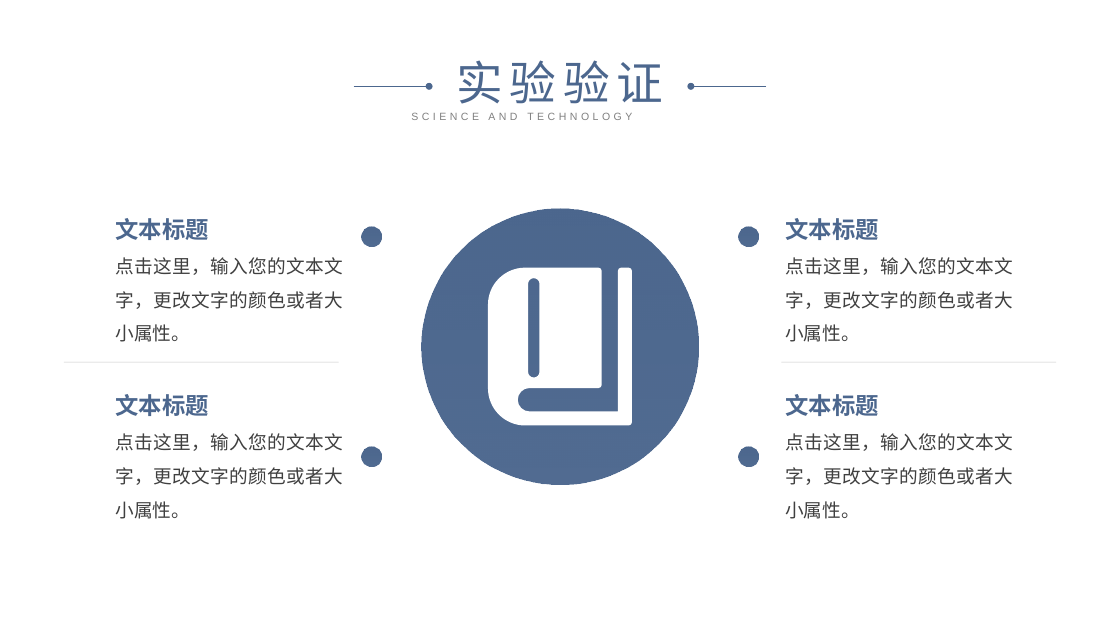
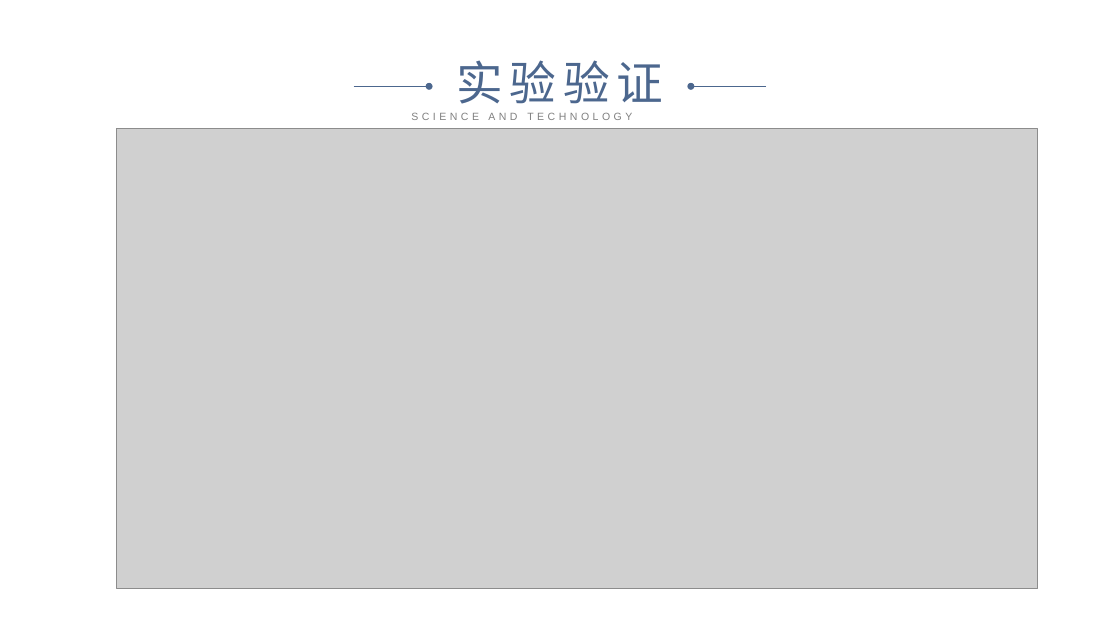
Before and after one commit to cyicz123/graduation-project, a slide deck: slide 15 of 中期检查答辩.pptx (slide 18 before the commit). Drawn at 1120x630 pixels with LibreOffice and Linux fonts; fonts in the diff are those of the drawing; grey boxes stand for pictures. Boxes give left, top, right and bottom in pixels: in the first picture for what was removed or moved away, otherwise in the second. Text is boxed around its words. In the diff, an @@ line names an element or a change of style, - is before the commit and + after.

```diff
--- a/中期检查答辩.pptx
+++ b/中期检查答辩.pptx
@@ picture added at [117, 129, 1038, 589] @@
@@ text removed at [116, 218, 209, 240] @@
-文本标题
@@ text removed at [785, 218, 878, 240] @@
-文本标题
@@ text removed at [116, 257, 344, 342] @@
-点击这里，输入您的文本文字，更改文字的颜色或者大小属性。
@@ freeform shape removed at [488, 268, 632, 426] @@
@@ text removed at [785, 257, 1013, 342] @@
-点击这里，输入您的文本文字，更改文字的颜色或者大小属性。
@@ group removed at [64, 208, 1056, 485]: 5 ellipses, 2 lines @@
@@ text removed at [116, 394, 209, 416] @@
-文本标题
@@ text removed at [785, 394, 878, 416] @@
-文本标题
@@ text removed at [116, 433, 344, 519] @@
-点击这里，输入您的文本文字，更改文字的颜色或者大小属性。
@@ text removed at [785, 433, 1013, 519] @@
-点击这里，输入您的文本文字，更改文字的颜色或者大小属性。
```
Also in this commit, not shown: 10 other slides changed, 9 slides added, 14 slides removed, 4 other files.
